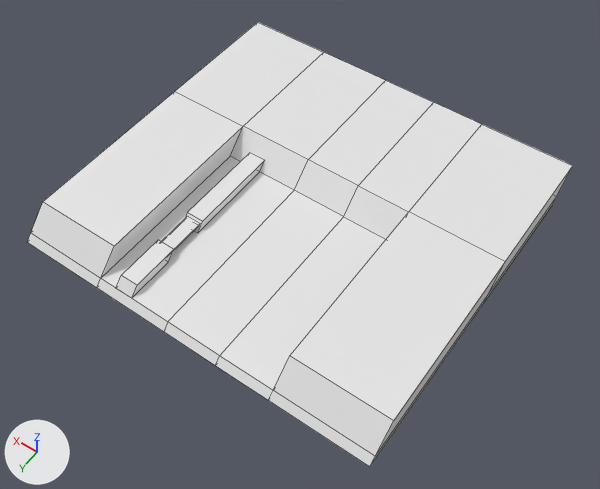
The FBX model Assets/Element/SceneObj/N_1F.fbx as it was, and as the next commit left it.
The view is the same before and after, from a 50 mm lens placed at (-46.5, 57.6, 97.9), pointed at (-0.8, -6.3, -2.5). The axes (+X, +Y, +Z) are drawn at lower left. The lights are the same throughout. The first picture is the older version. Mesh edges are drawn as thin lines. Where no turn or scale is listed for an object, it has been applied to the vertices.
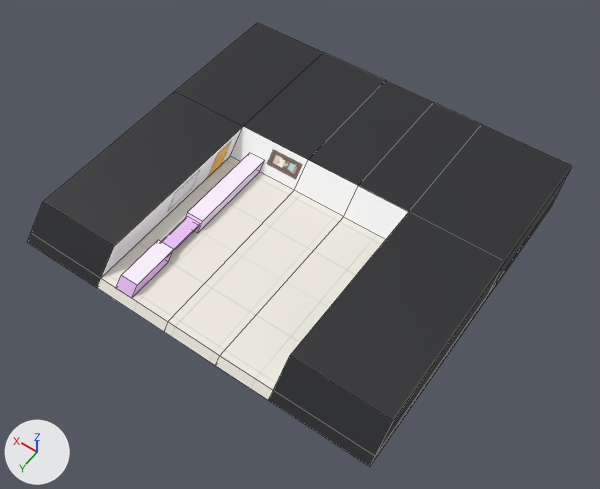
Where the change shows, as pixel boxes (x1, y1, x2, y2) in the pictures (600 x 489 px):
```json
{"object": "Cube.005", "change": "recoloured, surface changed", "before": [27, 22, 573, 467], "after": [27, 22, 573, 467], "on screen": "white to black"}
{"object": "Cube.004", "change": "recoloured", "before": [116, 153, 265, 298], "after": [116, 153, 265, 298]}
```

Scene script edits in JSON lines:
```json
{"op": "add", "block": "img_uv_1f_png", "code": ["img_uv_1f_png = load_image('UV_1F.png', 'UV_1F.png', 1024, 1024, 'sRGB')"]}
{"op": "add", "block": "mat_material_007", "code": ["mat_material_007 = principled_material('Material.007')", "mat_material_007.texture = img_uv_1f_png"]}
{"op": "add", "block": "mat_material_006", "code": ["mat_material_006 = principled_material('Material.006')", "mat_material_006.texture = img_uv_1f_png"]}
{"block": "me_cube_032", "where": "me_cube_032.from_pydata(...)  # 24 vertices, 18 faces; spans x -3.0..0.0, y 0.9..32.4, z -1.0..0.5"}
{"op": "add", "block": "me_cube_032", "code": "me_cube_032.materials.append(mat_material_006)  # picture img_uv_1f_png"}
{"block": "me_cube_031", "where": "me_cube_031.from_pydata(...)  # 52 vertices, 50 faces; spans x -29.1..32.3, y -39.5..18.2, z -1.0..3.8"}
{"block": "me_cube_031", "where": "# used by ob_cube_005; location = (0.0, 0.0, 0.0)"}
{"block": "me_cube_031", "change": "me_cube_031 part 1: texture (UV) coordinates of 50 of 50 faces, centred in x -29.1..32.3, y -37.6..17.7, z -1.0..3.8, changed; they spanned u 0.12..0.88, v 0.0..1.0 and now span u 0.01..0.99, v 0.68..0.98"}
{"op": "add", "block": "me_cube_031", "code": "me_cube_031.materials.append(mat_material_007)  # picture img_uv_1f_png"}
```
